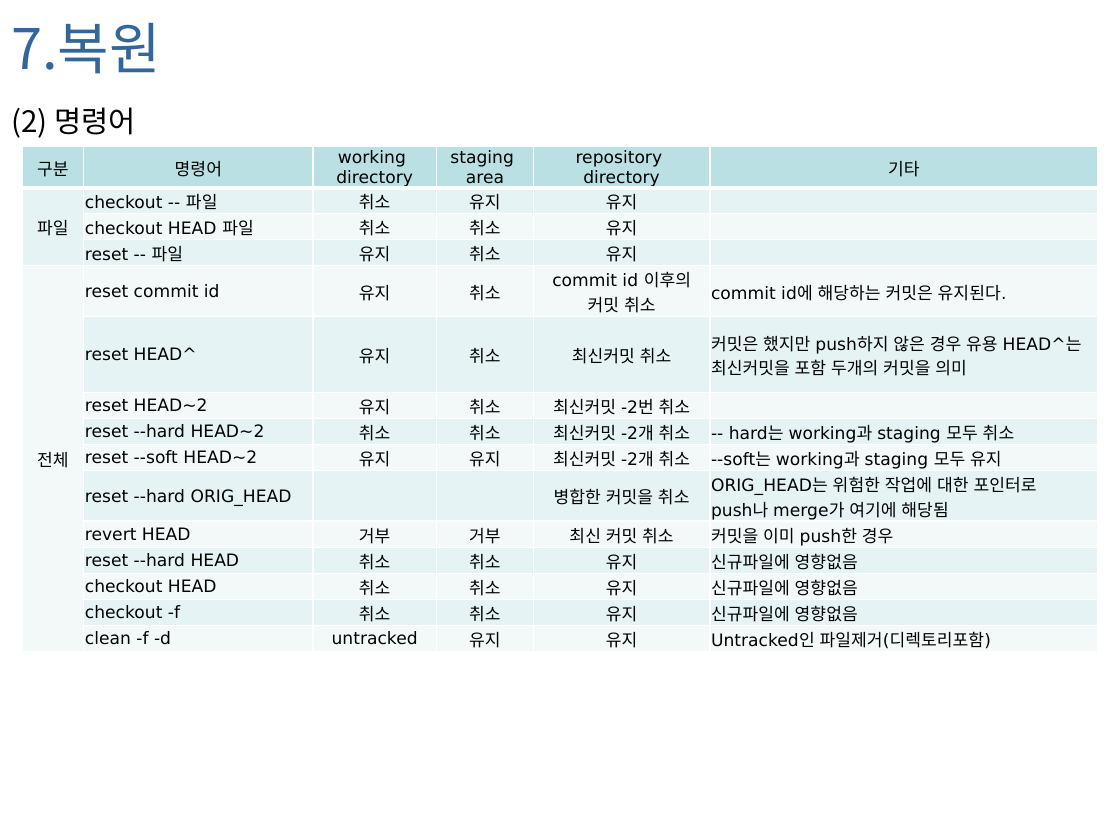
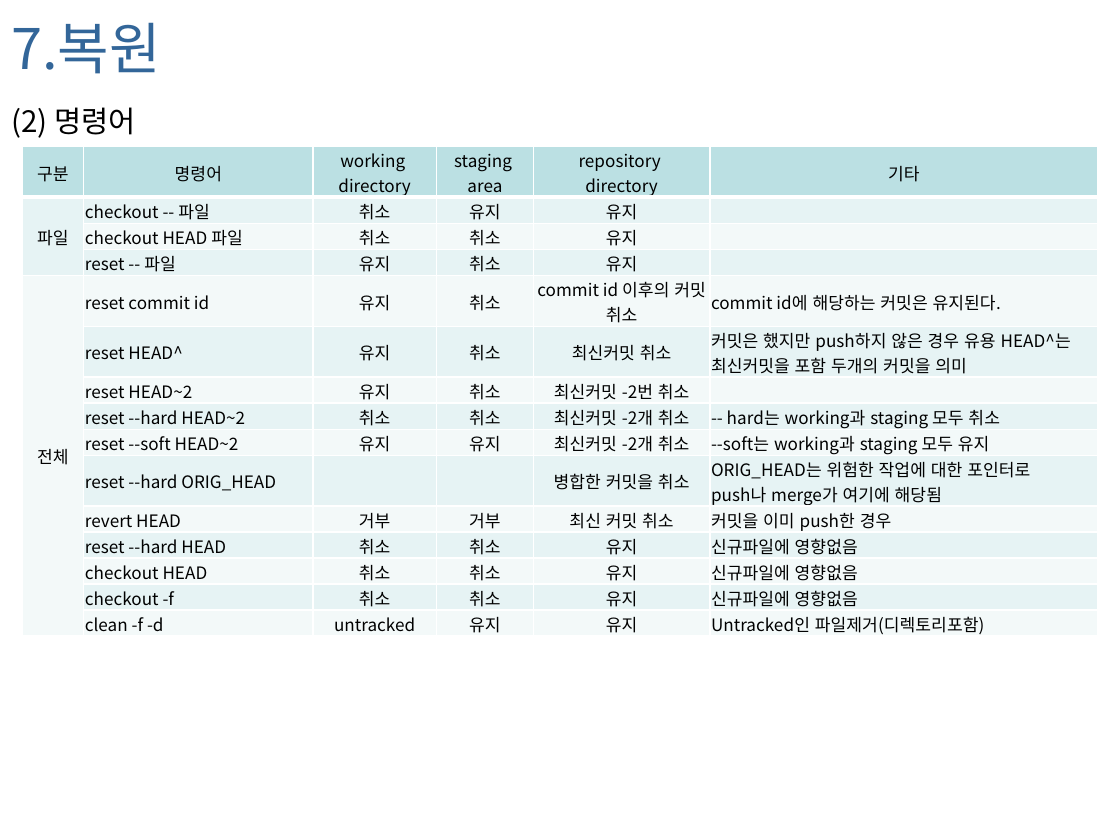
Before and after one commit to foxworld/001-Git, a slide deck: slide 16 of Git_20140210.pptx. Drawn at 1120x840 pixels with LibreOffice and Linux fonts; fonts in the diff are those of the drawing; background and template pictures are left out. Boxes give left, top, right and bottom in pixels: in the first picture for what was removed or moved away, otherwise in the second. Text is boxed around its words. In the diff, an @@ line names an element or a change of style, - is before the commit and + after.

```diff
--- a/Git_20140210.pptx
+++ b/Git_20140210.pptx
@@ table at (22, 147, 1098, 638) @@
@@ font DejaVu Sans to Noto Sans CJK KR @@
```
Also in this commit, not shown: 2 other slides changed, 2 other files.
